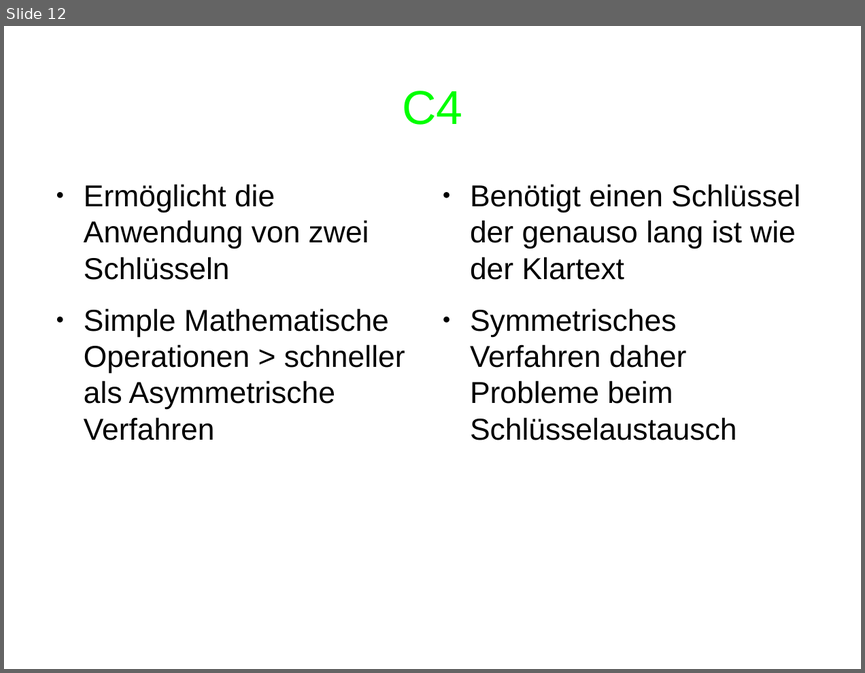
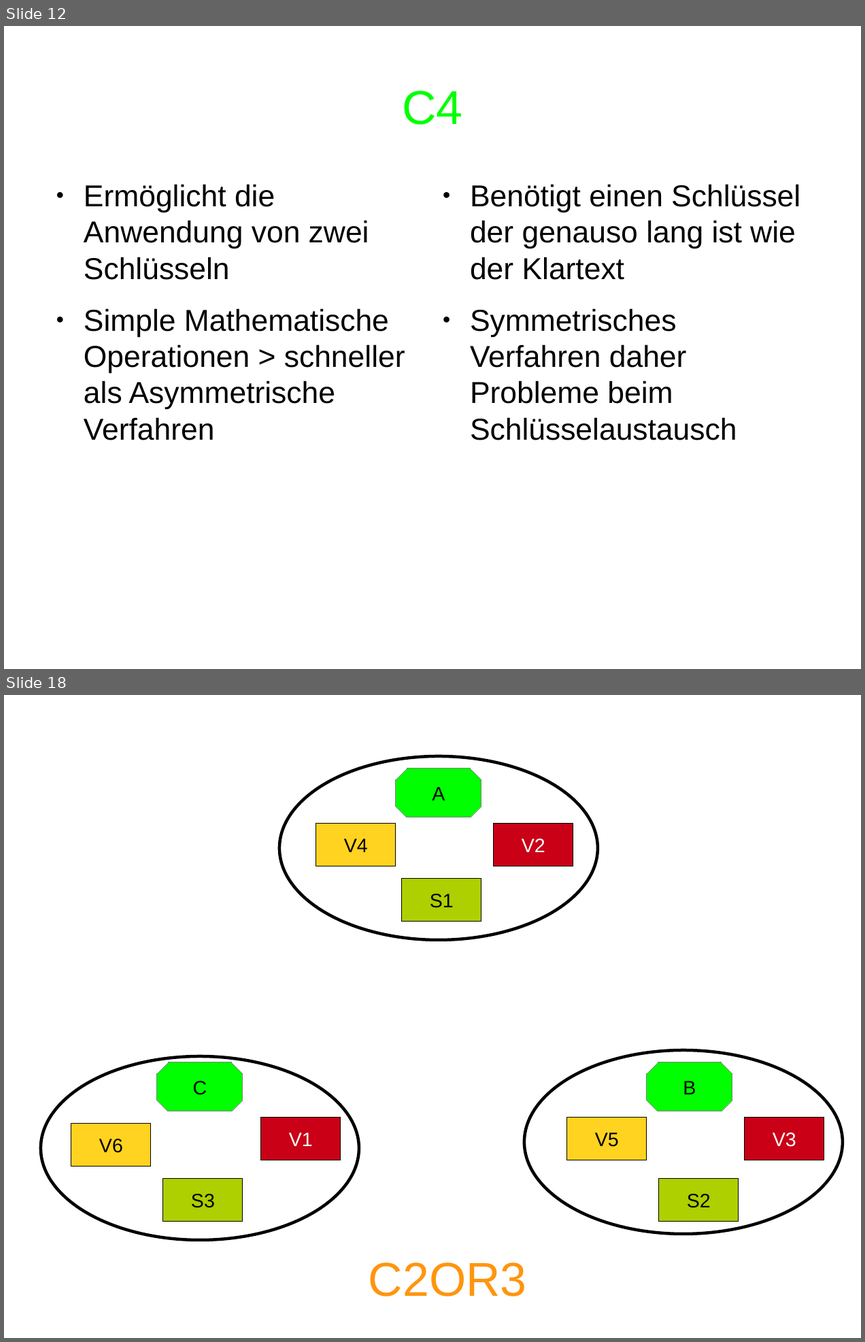
Before and after one commit to dodonator/cube, a slide deck: Vortrag/vortrag.odp. Shown one above the other, each under a label of ours: slide 12 before the commit, slides 12 and 18 after it; the slides between them are not shown. The pictures are 865x673 and 865x1342 pixels, drawn with LibreOffice and Linux fonts; fonts in the diff are those of the drawing. Boxes give left, top, right and bottom in pixels: in the first picture for what was removed or moved away, otherwise in the second. Text is boxed around its words. In the diff, an @@ line names an element or a change of style, - is before the commit and + after.

```diff
--- a/Vortrag/vortrag.odp
+++ b/Vortrag/vortrag.odp
@@ slide 18 added at <box>4,695,861,1338</box>, background #FFFFFF @@
@@ ellipse added at <box>279,756,597,940</box>, outline #000000 2.83 pt @@
@@ octagon added at <box>396,768,481,817</box>, fill #00FF00, outline #808080 0 pt, 18 pt, text #000000 @@
+A
@@ rectangle added at <box>317,824,396,866</box>, fill #FFD320, outline #000000 0 pt, 18 pt, text #000000 @@
+V4
@@ rectangle added at <box>494,824,573,866</box>, fill #C90016, outline #000000 0 pt, 18 pt, text #FFFFFF @@
+V2
@@ rectangle added at <box>402,879,481,921</box>, fill #AECF00, outline #000000 0 pt, 18 pt, text #000000 @@
+S1
@@ ellipse added at <box>41,1057,358,1240</box>, outline #000000 2.83 pt @@
@@ ellipse added at <box>524,1051,842,1234</box>, outline #000000 2.83 pt @@
@@ octagon added at <box>157,1062,243,1111</box>, fill #00FF00, outline #808080 0 pt, 18 pt, text #000000 @@
+C
@@ octagon added at <box>647,1062,732,1111</box>, fill #00FF00, outline #808080 0 pt, 18 pt, text #000000 @@
+B
@@ rectangle added at <box>261,1117,341,1160</box>, fill #C90016, outline #000000 0 pt, 18 pt, text #FFFFFF @@
+V1
@@ rectangle added at <box>567,1117,646,1160</box>, fill #FFD320, outline #000000 0 pt, 18 pt, text #000000 @@
+V5
@@ rectangle added at <box>745,1117,824,1160</box>, fill #C90016, outline #000000 0 pt, 18 pt, text #FFFFFF @@
+V3
@@ rectangle added at <box>71,1123,151,1166</box>, fill #FFD320, outline #000000 0 pt, 18 pt, text #000000 @@
+V6
@@ rectangle added at <box>163,1178,243,1221</box>, fill #AECF00, outline #000000 0 pt, 18 pt, text #000000 @@
+S3
@@ rectangle added at <box>660,1178,738,1221</box>, fill #AECF00, outline #000000 0 pt, 18 pt, text #000000 @@
+S2
@@ text added at <box>368,1262,527,1296</box>, 44 pt, text #FF950E @@
+C2OR3
```
Also in this commit, not shown: 3 slides changed, 12 other slides added, 1 other file.
